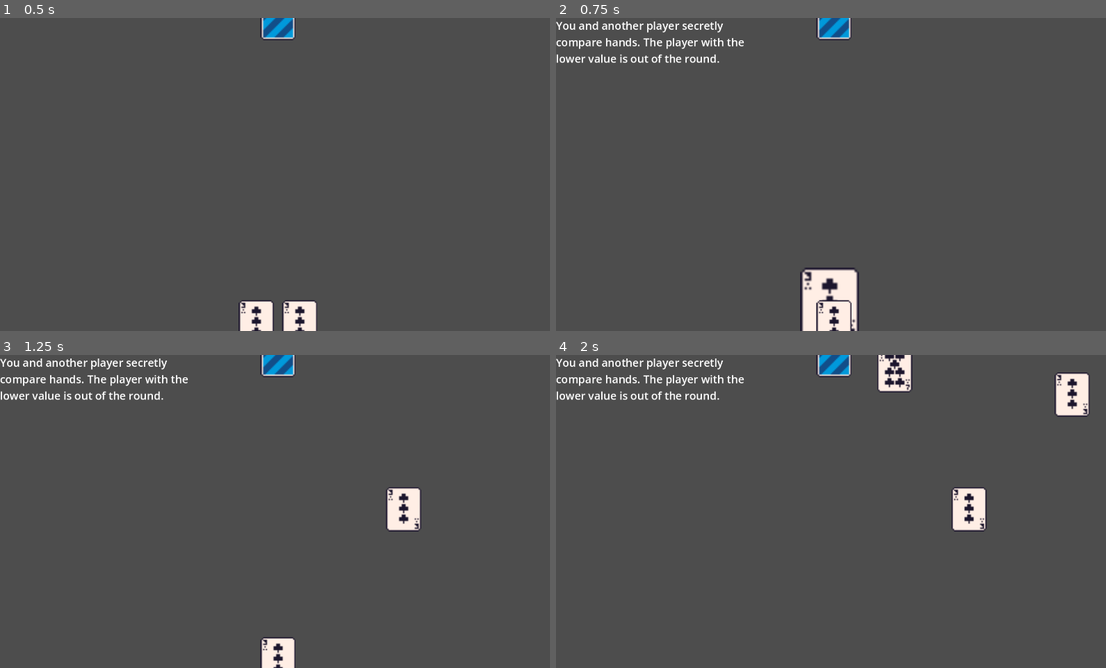
Above: before the commit, frames 1-4 (two rows, left to right).
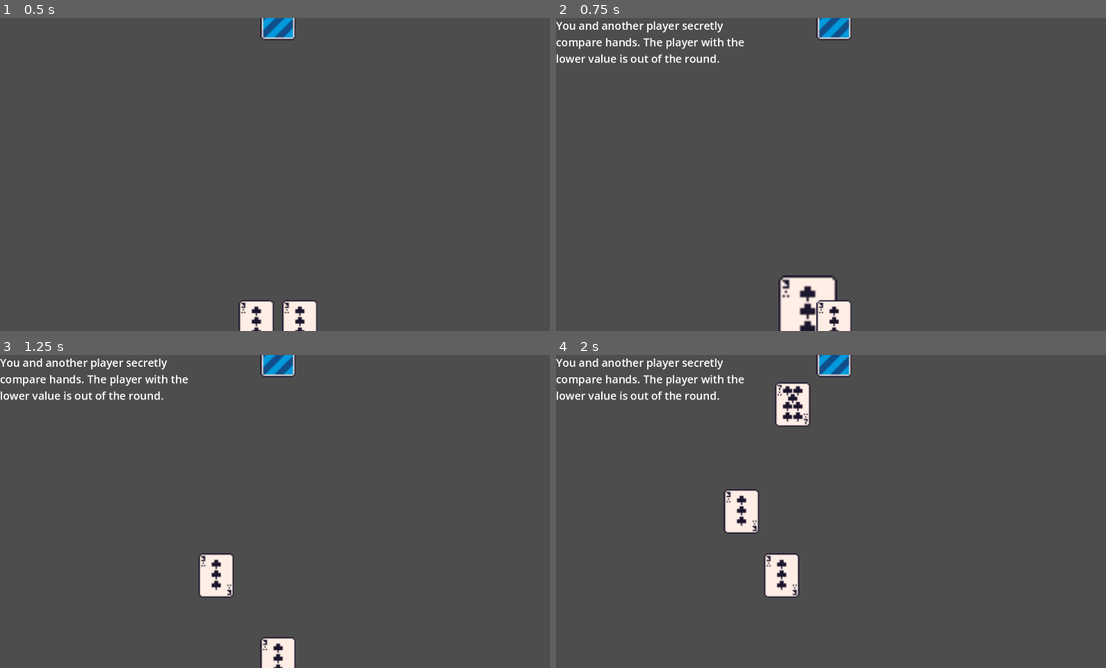
Above: after the commit, the same moments.

Repository: maxnovak/love-letter
Game: Godot game, scene res://table.tscn
Same seed, same stepped clock (60 frames per second), same inputs: the game is played once before the commit and once after it.
Inputs (mouse positions are in pixels of both pictures, inside the frame that each line leads up to):
- Up to frame 1 (0.5 s): no input
- Up to frame 2 (0.75 s): tap Enter at 0.5 s; move the mouse to (814, 321) at 0.52 s; click (814, 321) at 0.67 s
- Up to frame 3 (1.25 s): no input
- Up to frame 4 (2 s): move the mouse to (836, 658) at 1.27 s; click (836, 658) at 1.42 s

Frame 1 is identical in both runs. In frame 2, 1.9% of the frame differs, in the area x 40-56%, y 79-100%; in frame 3, 1.7%; in frame 4, 4.9%, in the area x 30-98%, y 0-78%.

Commit message:
Tweak animation to be center on the table

Diff:
--- a/Table.gd
+++ b/Table.gd
@@ -83,7 +83,7 @@
 
 func animate_card_play(card):
 	var position_end = $PlayedCards.get_global_position()
-	position_end.y += turn*20
+	position_end.x += turn*20
 	var duration_in_seconds = 1.0
 	var tween = create_tween()
 	tween.tween_property(card, "global_position", position_end, duration_in_seconds)
@@ -91,4 +91,4 @@
 	await tween.finished # wait until move animation is complete
 	card.get_parent().remove_child(card)
 	$PlayedCards.add_child(card)
-	card.position = Vector2(0,turn*20) # reset local position after re-parenting
+	card.position = Vector2(turn*20,0) # reset local position after re-parenting
--- a/table.tscn
+++ b/table.tscn
@@ -24,6 +24,6 @@
 autowrap_mode = 2
 
 [node name="PlayedCards" type="Node2D" parent="."]
-position = Vector2(1188, 91)
+position = Vector2(427, 360)
 
 [connection signal="text" from="PlayersHand" to="HUD" method="_on_players_hand_text"]
